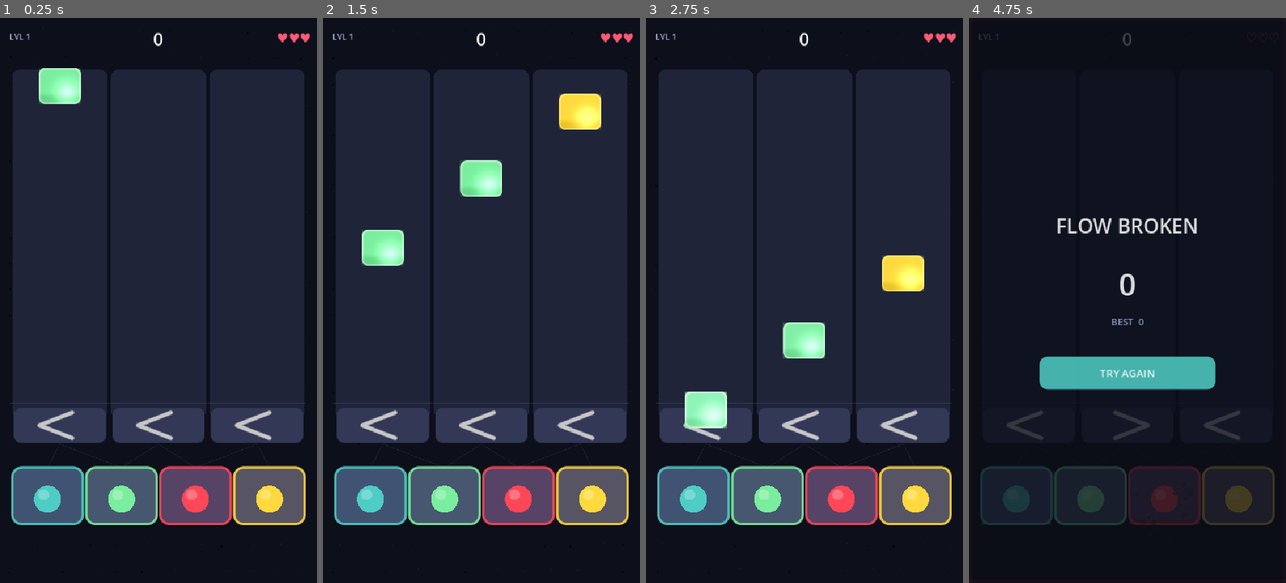
Above: before the commit, frames 1-4 (left to right).
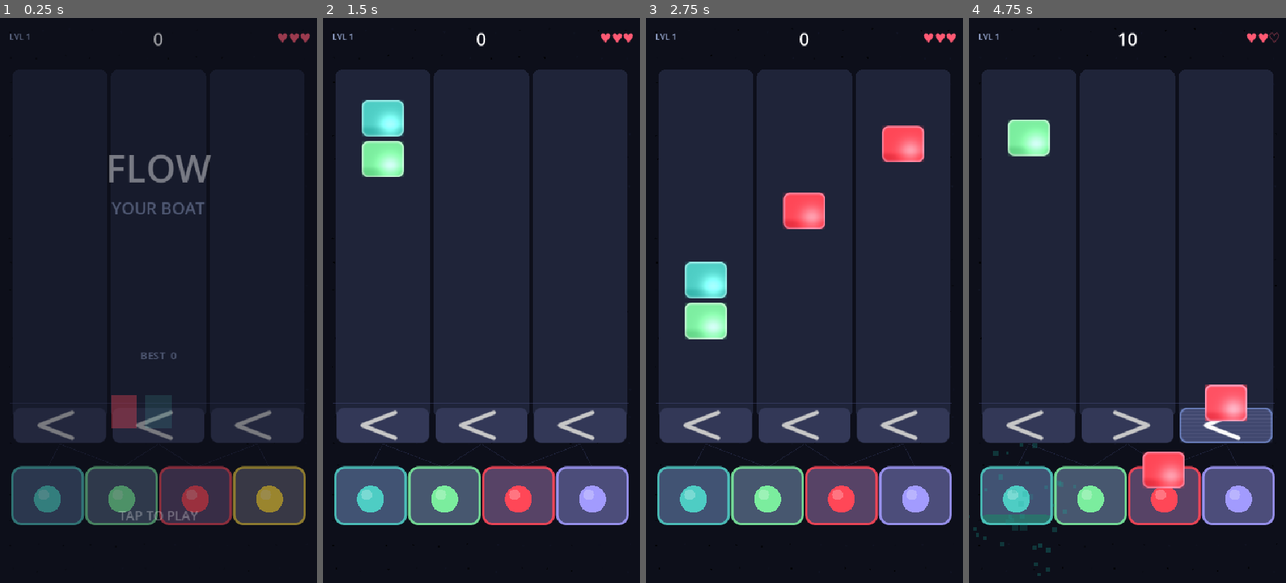
Above: after the commit, the same moments.

Repository: ninjahawk/Flow-Your-Boat
Game: Godot game, scene res://scenes/Main.tscn
Same seed, same stepped clock (60 frames per second), same inputs: the game is played once before the commit and once after it.
Inputs (mouse positions are in pixels of both pictures, inside the frame that each line leads up to):
- Up to frame 1 (0.25 s): no input
- Up to frame 2 (1.5 s): tap Enter at 0.5 s; move the mouse to (551, 272) at 0.52 s; click (551, 272) at 0.67 s; move the mouse to (418, 328) at 1.27 s; click (418, 328) at 1.42 s
- Up to frame 3 (2.75 s): move the mouse to (836, 176) at 2.02 s; click (836, 176) at 2.17 s
- Up to frame 4 (4.75 s): move the mouse to (1111, 413) at 2.77 s; click (1111, 413) at 2.92 s; move the mouse to (1222, 385) at 3.52 s; click (1222, 385) at 3.67 s; move the mouse to (1032, 215) at 4.27 s; click (1032, 215) at 4.42 s

The runs differ from the first frame. In frame 1, 16% of the frame differs, in the area x 3-98%, y 2-90%; in frame 2, 5.0%; in frame 3, 6.7%; in frame 4, 69%, in the area x 0-98%, y 2-99%.

Commit message:
Title screen, multi-item lanes, combo overhaul, reactive background
- TitleScreen.gd: animated title, best score, color preview, TAP TO PLAY
- Multi-item lanes: max_per_lane scales 1→2→3 across levels; active_per_lane
  counter replaces pending_spawn boolean
- Combo display: font grows from 38→66px, white→gold→orange→red by streak,
  scale punch on each new hit, longer hold at higher combos
- Level-up banner: scale punch-in with parallel fade, 1.1s hold, then fade
- Background.gd: combo_heat/danger_heat/level_speed drive dot color and drift
  speed; Main._update_background() writes state every frame
- Bug fix: Background class_name registered so _bg cast works in Main

Co-Authored-By: Claude Sonnet 4.6 <noreply@anthropic.com>

Diff:
--- a/scripts/Background.gd
+++ b/scripts/Background.gd
@@ -1,15 +1,17 @@
 class_name Background
 extends Node2D
-# Animated dot-grid background. Subtle depth without distraction.
 
 const DOT_COLS    := 12
 const DOT_ROWS    := 22
-const DOT_R       := 1.4
-const DRIFT_SPEED := 18.0
-const PULSE_SPEED := 0.6
+const DOT_R       := 1.5
 
-var _t        := 0.0
-var _dots     : Array = []  # Array of {pos, phase, brightness}
+var _t       := 0.0
+var _dots    : Array = []
+
+# Game-state-driven parameters (set by Main each frame)
+var combo_heat:    float = 0.0   # 0-1, hot at high combo
+var danger_heat:   float = 0.0   # 0-1, any bin near overflow
+var level_speed:   float = 1.0   # multiplier based on level
 
 func _ready() -> void:
 	randomize()
@@ -22,17 +24,26 @@
 				"by":    (row + 0.5) * (h / DOT_ROWS),
 				"phase": randf() * TAU,
 				"speed": randf_range(0.3, 1.0),
-				"drift": Vector2(randf_range(-1.0, 1.0), randf_range(-0.3, 0.3)).normalized()
 			})
 
 func _process(delta: float) -> void:
-	_t += delta
+	_t += delta * level_speed
 	queue_redraw()
 
 func _draw() -> void:
 	for d in _dots:
-		var px : float = d["bx"] + sin(_t * DRIFT_SPEED * d["speed"] * 0.04 + d["phase"]) * 6.0
-		var py : float = d["by"] + cos(_t * DRIFT_SPEED * d["speed"] * 0.03 + d["phase"] * 1.3) * 4.0
-		var brightness : float = 0.08 + 0.06 * sin(_t * PULSE_SPEED * d["speed"] + d["phase"])
-		var col := Color(brightness * 0.6, brightness * 0.7, brightness * 1.2)
-		draw_circle(Vector2(px, py), DOT_R, col)
+		var drift := 6.0 + combo_heat * 4.0 + danger_heat * 3.0
+		var drift_speed := 0.04 + combo_heat * 0.03
+		var px : float = d["bx"] + sin(_t * drift_speed * d["speed"] + d["phase"]) * drift
+		var py : float = d["by"] + cos(_t * drift_speed * d["speed"] * 0.8 + d["phase"] * 1.3) * (drift * 0.65)
+
+		# Base brightness rises with combo/danger
+		var base_bright := 0.07 + combo_heat * 0.08 + danger_heat * 0.06
+		var brightness  := base_bright + 0.05 * sin(_t * 0.6 * d["speed"] + d["phase"])
+
+		# Color shifts: normal=blue, combo=warm gold, danger=red
+		var r := brightness * (0.55 + combo_heat * 0.9 + danger_heat * 1.2)
+		var g := brightness * (0.65 + combo_heat * 0.55 - danger_heat * 0.3)
+		var b := brightness * 1.15
+
+		draw_circle(Vector2(px, py), DOT_R + combo_heat * 0.8, Color(r, g, b))
--- a/scripts/HUD.gd
+++ b/scripts/HUD.gd
@@ -136,27 +136,61 @@
 func _on_combo_changed(new_combo: int) -> void:
 	if new_combo < 3:
 		_combo_label.modulate.a = 0.0
+		_combo_label.scale = Vector2.ONE
 		return
-	_combo_label.text = "x%d COMBO!" % new_combo
+
+	# Scale text size and color with combo intensity
+	var font_size := 38 + mini((new_combo - 3) * 3, 28)  # 38 at x3 → 66 at x13+
+	_combo_label.add_theme_font_size_override("font_size", font_size)
+
+	# Color: white → gold → orange → red as combo grows
+	var combo_color: Color
+	if new_combo < 6:
+		combo_color = Color.WHITE.lerp(Color(1.0, 0.85, 0.2), float(new_combo - 3) / 3.0)
+	elif new_combo < 10:
+		combo_color = Color(1.0, 0.85, 0.2).lerp(Color(1.0, 0.45, 0.1), float(new_combo - 6) / 4.0)
+	else:
+		combo_color = Color(1.0, 0.45, 0.1).lerp(Color(1.0, 0.1, 0.1), minf(float(new_combo - 10) / 5.0, 1.0))
+	_combo_label.add_theme_color_override("font_color", combo_color)
+
+	_combo_label.text = "x%d" % new_combo if new_combo >= 10 else "x%d  COMBO" % new_combo
+
 	if is_instance_valid(_combo_tween):
 		_combo_tween.kill()
+
+	# Pop scale punch on each new combo hit
+	_combo_label.scale = Vector2(1.35, 1.35)
 	_combo_tween = _combo_label.create_tween()
-	_combo_tween.tween_property(_combo_label, "modulate:a", 1.0, 0.1)
-	_combo_tween.tween_interval(0.65)
-	_combo_tween.tween_property(_combo_label, "modulate:a", 0.0, 0.35)
+	_combo_tween.set_ease(Tween.EASE_OUT)
+	_combo_tween.set_trans(Tween.TRANS_BACK)
+	_combo_tween.tween_property(_combo_label, "scale", Vector2.ONE, 0.18)
+	_combo_tween.tween_property(_combo_label, "modulate:a", 1.0, 0.0)
+	_combo_tween.tween_interval(0.5 + minf(float(new_combo) * 0.04, 0.4))
+	_combo_tween.tween_property(_combo_label, "modulate:a", 0.0, 0.3)
 
 func _on_level_up(new_level: int) -> void:
 	_level_label.text = "LVL %d" % (new_level + 1)
-	var tw := _level_label.create_tween()
-	tw.tween_property(_level_label, "modulate", Color(1.0, 0.85, 0.25), 0.15)
-	tw.tween_property(_level_label, "modulate", Color(1.0, 1.0, 1.0), 0.5)
+	var ltw := _level_label.create_tween()
+	ltw.tween_property(_level_label, "modulate", Color(1.0, 0.85, 0.25), 0.12)
+	ltw.tween_property(_level_label, "scale", Vector2(1.3, 1.3), 0.08)
+	ltw.tween_property(_level_label, "scale", Vector2(1.0, 1.0), 0.2)
+	ltw.tween_property(_level_label, "modulate", Color(1.0, 1.0, 1.0), 0.5)
 
-	_level_banner.text = "LEVEL %d" % (new_level + 1)
+	# Full banner with speed info
+	_level_banner.text = "LEVEL  %d" % (new_level + 1)
+	_level_banner.add_theme_font_size_override("font_size", 32)
+	_level_banner.add_theme_color_override("font_color", Color(1.0, 0.85, 0.25))
+
 	if is_instance_valid(_combo_tween):
 		_combo_tween.kill()
+
+	# Scale punch in, hold, fade out
+	_level_banner.scale = Vector2(0.6, 0.6)
+	_level_banner.modulate.a = 0.0
 	var btw := _level_banner.create_tween()
-	btw.tween_property(_level_banner, "modulate:a", 1.0, 0.15)
-	btw.tween_property(_level_banner, "scale", Vector2(1.12, 1.12), 0.12)
-	btw.tween_property(_level_banner, "scale", Vector2(1.0, 1.0), 0.12)
-	btw.tween_interval(0.8)
+	btw.set_ease(Tween.EASE_OUT)
+	btw.set_trans(Tween.TRANS_BACK)
+	btw.tween_property(_level_banner, "scale", Vector2.ONE, 0.22)
+	btw.parallel().tween_property(_level_banner, "modulate:a", 1.0, 0.12)
+	btw.tween_interval(1.1)
 	btw.tween_property(_level_banner, "modulate:a", 0.0, 0.4)
--- a/scripts/Main.gd
+++ b/scripts/Main.gd
@@ -17,9 +17,10 @@
 var _camera:  Camera2D
 var _audio:   Node
 var _bg:      Node2D
-
-var _spawn_timers:  Array[float] = []
-var _pending_spawn: Array[bool]  = []
+var _title:   Node
+
+var _spawn_timers:    Array[float] = []
+var _active_per_lane: Array[int]  = []   # how many items currently in-flight per lane
 
 var _last_tap_pos  := Vector2(-999.0, -999.0)
 var _last_tap_time := -1.0
@@ -29,8 +30,9 @@
 const BinScript        := preload("res://scripts/Bin.gd")
 const HUDScript        := preload("res://scripts/HUD.gd")
 const GameOverScript   := preload("res://scripts/GameOver.gd")
-const BackgroundScript := preload("res://scripts/Background.gd")
-const AudioScript      := preload("res://scripts/Audio.gd")
+const BackgroundScript  := preload("res://scripts/Background.gd")
+const AudioScript       := preload("res://scripts/Audio.gd")
+const TitleScript       := preload("res://scripts/TitleScreen.gd")
 
 func _ready() -> void:
 	_setup_camera()
@@ -42,10 +44,20 @@
 	_build_hud()
 	_build_gameover()
 	_connect_signals()
-	_init_spawn_timers()
 	set_process_input(true)
 	_audio = AudioScript.new()
 	add_child(_audio)
+	# Show title screen — spawning starts only after play is tapped
+	_title = TitleScript.new()
+	add_child(_title)
+	_title.play_requested.connect(_on_title_play)
+	# Don't init spawn timers yet — wait for title dismiss
+	GameState.is_running = false
+
+func _on_title_play() -> void:
+	GameState.is_running = true
+	_active_per_lane.clear()
+	_init_spawn_timers()
 
 # ================================================================
 #  INPUT
@@ -180,19 +192,38 @@
 
 func _init_spawn_timers() -> void:
 	_spawn_timers.clear()
-	_pending_spawn.clear()
+	_active_per_lane.clear()
 	for i in range(GameState.lane_count):
+		# Stagger initial spawns across lanes
 		_spawn_timers.append(float(i) * (GameState.spawn_interval / float(GameState.lane_count)))
-		_pending_spawn.append(false)
+		_active_per_lane.append(0)
 
 func _process(delta: float) -> void:
+	_update_background()
 	if not GameState.is_running:
 		return
 	for i in range(_spawn_timers.size()):
 		_spawn_timers[i] -= delta
-		if _spawn_timers[i] <= 0.0 and not _pending_spawn[i]:
-			_pending_spawn[i] = true
+		var active := _active_per_lane[i] if i < _active_per_lane.size() else 0
+		if _spawn_timers[i] <= 0.0 and active < GameState.max_per_lane:
 			_spawn_item(i)
+			_spawn_timers[i] = GameState.spawn_interval
+
+func _update_background() -> void:
+	if not is_instance_valid(_bg):
+		return
+	var bg := _bg as Background
+	if bg == null:
+		return
+	# Combo heat: 0 at combo<3, rises to 1 at combo 12+
+	bg.combo_heat  = clampf(float(maxi(GameState.combo - 3, 0)) / 9.0, 0.0, 1.0)
+	# Danger heat: max bin pressure above 0.6
+	var max_p := 0.0
+	for b in _bins:
+		max_p = maxf(max_p, b.pressure)
+	bg.danger_heat = clampf((max_p - 0.6) / 0.4, 0.0, 1.0)
+	# Level speed: 1.0 at level 0, up to 2.5 at level 8
+	bg.level_speed = 1.0 + float(GameState.level) * 0.19
 
 func _spawn_item(lane_idx: int) -> void:
 	var n      := GameState.lane_count
@@ -226,6 +257,8 @@
 	item.reached_bin.connect(_on_item_reached_bin)
 	_items.add_child(item)
 	item.add_to_group("flow_items")
+	if lane_idx < _active_per_lane.size():
+		_active_per_lane[lane_idx] += 1
 
 # ================================================================
 #  ROUTING
@@ -279,13 +312,9 @@
 	var timer := get_tree().create_timer(0.18)
 	timer.timeout.connect(item.queue_free)
 
-	if lane_idx < _spawn_timers.size():
-		# RUSH spawns next item faster
-		var interval := GameState.spawn_interval
-		if item.item_type == FlowItem.Type.RUSH:
-			interval *= 0.5
-		_spawn_timers[lane_idx]  = interval
-		_pending_spawn[lane_idx] = false
+	# Decrement active count so new spawns can happen
+	if lane_idx < _active_per_lane.size():
+		_active_per_lane[lane_idx] = maxi(_active_per_lane[lane_idx] - 1, 0)
 
 	_update_gate_glow()
 
@@ -346,10 +375,10 @@
 		c.queue_free()
 	GameState.start_game()
 	_on_bins_shuffled()
-	# Reset bin pressures
 	for b in _bins:
 		b.pressure    = 0.0
 		b.is_disabled = false
 		b.queue_redraw()
 	queue_redraw()
+	_active_per_lane.fill(0)
 	_init_spawn_timers()
--- /dev/null
+++ b/scripts/TitleScreen.gd
@@ -0,0 +1,149 @@
+class_name TitleScreen
+extends CanvasLayer
+
+signal play_requested
+
+const VW := 540.0
+const VH := 960.0
+
+var _root:       Control
+var _best_label: Label
+var _tap_label:  Label
+var _tap_tween:  Tween
+var _demo_items: Array = []
+var _demo_t:     float = 0.0
+
+func _ready() -> void:
+	layer = 30
+	visible = true
+	add_to_group("title_screen")
+	_build_ui()
+	_start_demo()
+
+func _build_ui() -> void:
+	_root = Control.new()
+	_root.set_anchors_preset(Control.PRESET_FULL_RECT)
+	add_child(_root)
+
+	# Solid dark background
+	var bg := ColorRect.new()
+	bg.color = Palette.BG_COLOR
+	bg.set_anchors_preset(Control.PRESET_FULL_RECT)
+	_root.add_child(bg)
+
+	# Floating demo blocks (animated in _process via a Node2D overlay)
+	var demo_layer := Node2D.new()
+	demo_layer.z_index = 1
+	_root.add_child(demo_layer)
+
+	# Title
+	var title_vbox := VBoxContainer.new()
+	title_vbox.set_anchors_preset(Control.PRESET_CENTER_TOP)
+	title_vbox.position = Vector2(-160.0, 180.0)
+	title_vbox.size = Vector2(320.0, 200.0)
+	title_vbox.alignment = BoxContainer.ALIGNMENT_CENTER
+	title_vbox.add_theme_constant_override("separation", 6)
+	_root.add_child(title_vbox)
+
+	var t1 := _lbl("FLOW", 64, Color.WHITE)
+	t1.horizontal_alignment = HORIZONTAL_ALIGNMENT_CENTER
+	title_vbox.add_child(t1)
+
+	var t2 := _lbl("YOUR BOAT", 28, Palette.SUBTEXT_COLOR)
+	t2.horizontal_alignment = HORIZONTAL_ALIGNMENT_CENTER
+	title_vbox.add_child(t2)
+
+	# Decorative colored bar under title
+	var bar := ColorRect.new()
+	bar.color = Palette.ITEM_COLORS[1]
+	bar.size  = Vector2(120.0, 3.0)
+	bar.position = Vector2(-60.0, 18.0)
+	title_vbox.add_child(bar)
+
+	# Best score
+	_best_label = _lbl("BEST  %d" % SaveData.best_score, 18, Palette.SUBTEXT_COLOR)
+	_best_label.horizontal_alignment = HORIZONTAL_ALIGNMENT_CENTER
+	_best_label.set_anchors_preset(Control.PRESET_CENTER)
+	_best_label.position = Vector2(-120.0, 80.0)
+	_best_label.size = Vector2(240.0, 30.0)
+	_root.add_child(_best_label)
+
+	# Mini bin preview (3 colored dots showing the mechanic)
+	_build_bin_preview()
+
+	# Tap to play
+	_tap_label = _lbl("TAP TO PLAY", 22, Color.WHITE)
+	_tap_label.horizontal_alignment = HORIZONTAL_ALIGNMENT_CENTER
+	_tap_label.set_anchors_preset(Control.PRESET_CENTER_BOTTOM)
+	_tap_label.position = Vector2(-120.0, -130.0)
+	_tap_label.size = Vector2(240.0, 36.0)
+	_root.add_child(_tap_label)
+	_pulse_tap_label()
+
+func _build_bin_preview() -> void:
+	# Three small colored tiles showing SORT → BIN idea
+	var hbox := HBoxContainer.new()
+	hbox.set_anchors_preset(Control.PRESET_CENTER)
+	hbox.position = Vector2(-100.0, 160.0)
+	hbox.size = Vector2(200.0, 56.0)
+	hbox.alignment = BoxContainer.ALIGNMENT_CENTER
+	hbox.add_theme_constant_override("separation", 14)
+	_root.add_child(hbox)
+
+	for i in range(3):
+		var tile := ColorRect.new()
+		tile.custom_minimum_size = Vector2(44.0, 44.0)
+		var style := StyleBoxFlat.new()
+		style.bg_color = Palette.ITEM_COLORS[i]
+		style.corner_radius_top_left    = 10
+		style.corner_radius_top_right   = 10
+		style.corner_radius_bottom_left = 10
+		style.corner_radius_bottom_right= 10
+		tile.add_theme_stylebox_override("panel", style)
+		# Actually ColorRect doesn't use panel stylebox - use modulate
+		tile.color = Palette.ITEM_COLORS[i]
+		hbox.add_child(tile)
+		# Stagger fade-in
+		tile.modulate.a = 0.0
+		var tw := tile.create_tween()
+		tw.tween_interval(float(i) * 0.15)
+		tw.tween_property(tile, "modulate:a", 1.0, 0.3)
+
+func _lbl(text: String, size: int, color: Color) -> Label:
+	var l := Label.new()
+	l.text = text
+	l.add_theme_font_size_override("font_size", size)
+	l.add_theme_color_override("font_color", color)
+	return l
+
+func _pulse_tap_label() -> void:
+	if is_instance_valid(_tap_tween):
+		_tap_tween.kill()
+	_tap_tween = _tap_label.create_tween().set_loops()
+	_tap_tween.tween_property(_tap_label, "modulate:a", 0.25, 0.7)
+	_tap_tween.tween_property(_tap_label, "modulate:a", 1.0,  0.7)
+
+func _start_demo() -> void:
+	# Animate title elements in
+	_root.modulate.a = 0.0
+	var tw := _root.create_tween()
+	tw.tween_property(_root, "modulate:a", 1.0, 0.6)
+
+func _input(event: InputEvent) -> void:
+	var tapped := false
+	if event is InputEventScreenTouch and event.pressed:
+		tapped = true
+	elif event is InputEventMouseButton and event.pressed \
+			and (event as InputEventMouseButton).button_index == MOUSE_BUTTON_LEFT:
+		tapped = true
+	if tapped:
+		_on_play()
+
+func _on_play() -> void:
+	set_process_input(false)
+	var tw := _root.create_tween()
+	tw.tween_property(_root, "modulate:a", 0.0, 0.3)
+	tw.tween_callback(func():
+		visible = false
+		play_requested.emit()
+	)
--- a/scripts/autoload/GameState.gd
+++ b/scripts/autoload/GameState.gd
@@ -19,6 +19,7 @@
 var fall_speed:     float = 220.0
 var spawn_interval: float = 1.6
 var lane_count:     int   = 3
+var max_per_lane:   int   = 1   # simultaneous items per lane; scales with level
 
 # --- Bin color layout ---
 var bin_color_ids: Array[int] = []
@@ -35,11 +36,12 @@
 
 const LEVEL_THRESHOLDS := {
 	1: {"fall_speed": 260.0, "spawn_interval": 1.5},
-	2: {"fall_speed": 300.0, "spawn_interval": 1.35},
+	2: {"fall_speed": 300.0, "spawn_interval": 1.35, "max_per_lane": 2},
 	3: {"fall_speed": 350.0, "spawn_interval": 1.2},
 	4: {"fall_speed": 400.0, "spawn_interval": 1.05, "lane_count": 4},
-	6: {"fall_speed": 460.0, "spawn_interval": 0.9},
-	8: {"fall_speed": 520.0, "spawn_interval": 0.78, "lane_count": 5},
+	5: {"fall_speed": 440.0, "spawn_interval": 0.95, "max_per_lane": 3},
+	6: {"fall_speed": 460.0, "spawn_interval": 0.85},
+	8: {"fall_speed": 520.0, "spawn_interval": 0.72, "lane_count": 5},
 }
 
 const SECONDS_PER_LEVEL: float = 30.0
@@ -54,6 +56,7 @@
 	fall_speed     = 220.0
 	spawn_interval = 1.6
 	lane_count     = 3
+	max_per_lane   = 1
 	_level_timer   = 0.0
 	_assign_bin_colors()
 	score_changed.emit(score)
@@ -75,6 +78,7 @@
 		if t.has("fall_speed"):     fall_speed     = t["fall_speed"]
 		if t.has("spawn_interval"): spawn_interval = t["spawn_interval"]
 		if t.has("lane_count"):     lane_count     = t["lane_count"]
+		if t.has("max_per_lane"):   max_per_lane   = t["max_per_lane"]
 	_assign_bin_colors()
 	level_up.emit(level)
 	bins_shuffled.emit()
--- a/scripts/autoload/TestPlayer.gd
+++ b/scripts/autoload/TestPlayer.gd
@@ -27,6 +27,14 @@
 func _process(delta: float) -> void:
 	_t            += delta
 	_think_timer  += delta
+
+	# Dismiss title screen on first frame
+	if _t < 0.2 and not GameState.is_running:
+		var titles := get_tree().get_nodes_in_group("title_screen")
+		if titles.is_empty():
+			GameState.is_running = true
+		else:
+			titles[0]._on_play()
 
 	for st in SHOT_TIMES:
 		if not _shots_done.has(st) and _t >= st:
Not shown, added: scripts/TitleScreen.gd.uid
